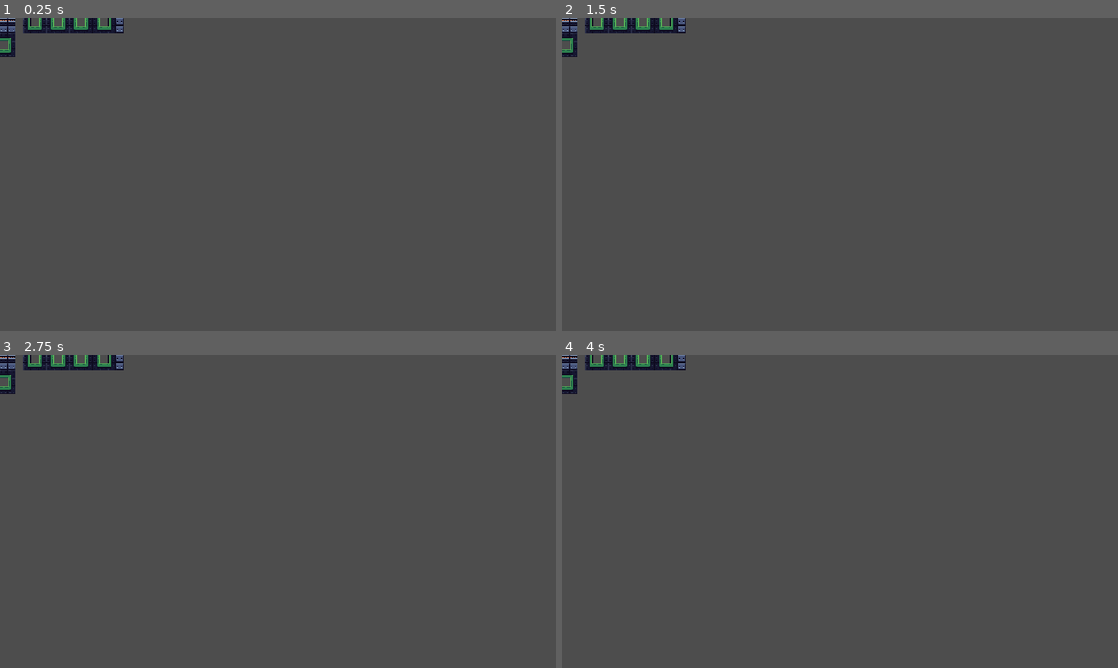
Above: before the commit, frames 1-4 (two rows, left to right).
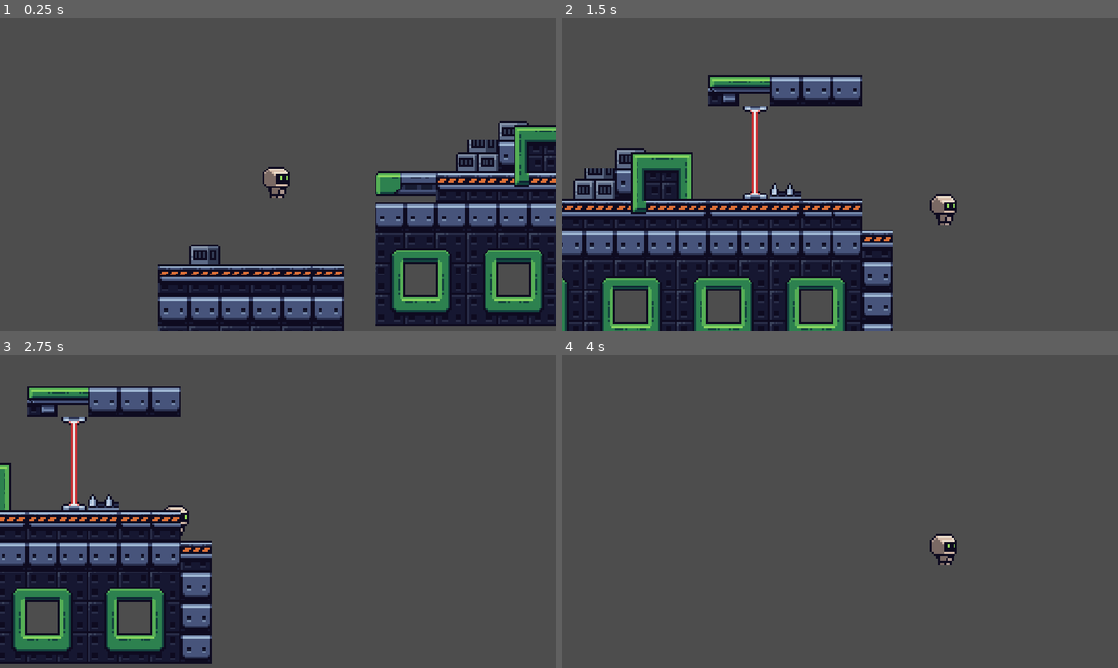
Above: after the commit, the same moments.

Repository: ayooorishiiii/king-s-men
Game: Godot game, scene res://scenes/game.tscn
Same seed, same stepped clock (60 frames per second), same inputs: the game is played once before the commit and once after it. This scene is started directly instead of the project's main scene.
Inputs:
- Up to frame 1 (0.25 s): no input
- Up to frame 2 (1.5 s): tap Enter (ui_accept) at 0.5, 0.77 s; hold Right (ui_right) from 0.53 s (still down)
- Up to frame 3 (2.75 s): tap Enter (ui_accept) at 1.52 s; release Right (ui_right) at 2.03 s; hold Left (ui_left) from 2.03 s (still down)
- Up to frame 4 (4 s): release Left (ui_left) at 2.78 s; hold Right (ui_right) from 2.78 s (still down); tap Enter (ui_accept) at 3.02, 3.77 s

The runs differ from the first frame. In frame 1, 26% of the frame differs, in the area x 0-100%, y 0-100%; in frame 2, 30%, in the area x 0-71%, y 0-100%; in frame 3, 22%; in frame 4, 1.4%.

Commit message:
c

Diff:
--- a/scenes/game.tscn
+++ b/scenes/game.tscn
@@ -1,9 +1,10 @@
 [gd_scene format=3 uid="uid://b021daopjjgsk"]
 
-[ext_resource type="Texture2D" uid="uid://bbak0r3vrf7fk" path="res://assets/background asset/sci-fi platformer - free/tileset.png" id="1_uwrxv"]
+[ext_resource type="PackedScene" uid="uid://c7rebd4ygjf17" path="res://scenes/player.tscn" id="1_uwrxv"]
+[ext_resource type="Texture2D" uid="uid://bbak0r3vrf7fk" path="res://assets/background asset/sci-fi platformer - free/tileset.png" id="2_yqjtg"]
 
 [sub_resource type="TileSetAtlasSource" id="TileSetAtlasSource_yqjtg"]
-texture = ExtResource("1_uwrxv")
+texture = ExtResource("2_yqjtg")
 0:9/size_in_atlas = Vector2i(3, 1)
 0:9/0 = 0
 0:7/size_in_atlas = Vector2i(3, 1)
@@ -46,9 +47,26 @@
 [sub_resource type="TileSet" id="TileSet_17b4m"]
 sources/0 = SubResource("TileSetAtlasSource_yqjtg")
 
+[sub_resource type="WorldBoundaryShape2D" id="WorldBoundaryShape2D_sxpiy"]
+distance = 40.0
+
 [node name="Game" type="Node2D" unique_id=1991194114]
+
+[node name="player" parent="." unique_id=1360754613 instance=ExtResource("1_uwrxv")]
+position = Vector2(-2, -52)
+
+[node name="Camera2D" type="Camera2D" parent="player" unique_id=48217060]
+zoom = Vector2(4, 4)
+position_smoothing_enabled = true
 
 [node name="TileMap" type="TileMap" parent="." unique_id=1610764126]
 tile_set = SubResource("TileSet_17b4m")
 format = 2
 layer_0/tile_data = PackedInt32Array(65532, 524288, 2, 0, 655360, 2, 65533, 589824, 2, 65534, 589824, 2, 65535, 589824, …(992 unchanged characters)…
+
+[node name="StaticBody2D" type="StaticBody2D" parent="." unique_id=39256385]
+position = Vector2(-1, -4)
+
+[node name="CollisionShape2D" type="CollisionShape2D" parent="StaticBody2D" unique_id=2139366948]
+position = Vector2(0, 9)
+shape = SubResource("WorldBoundaryShape2D_sxpiy")
--- a/scenes/player.tscn
+++ b/scenes/player.tscn
@@ -1,6 +1,7 @@
 [gd_scene format=3 uid="uid://c7rebd4ygjf17"]
 
 [ext_resource type="Texture2D" uid="uid://ccjo0nm4xa6xh" path="res://assets/player.png" id="1_3vyb7"]
+[ext_resource type="Script" uid="uid://b5npp62ug7oe0" path="res://scripts/player.gd" id="1_g2els"]
 
 [sub_resource type="AtlasTexture" id="AtlasTexture_g2els"]
 atlas = ExtResource("1_3vyb7")
@@ -35,10 +36,11 @@
 radius = 6.3245554
 
 [node name="player" type="CharacterBody2D" unique_id=1360754613]
+script = ExtResource("1_g2els")
 
 [node name="AnimatedSprite2D" type="AnimatedSprite2D" parent="." unique_id=957648486]
 sprite_frames = SubResource("SpriteFrames_sxpiy")
-frame_progress = 0.31190977
+frame_progress = 0.2641437
 
 [node name="CollisionShape2D" type="CollisionShape2D" parent="." unique_id=18214492]
 shape = SubResource("CircleShape2D_xdcvk")
